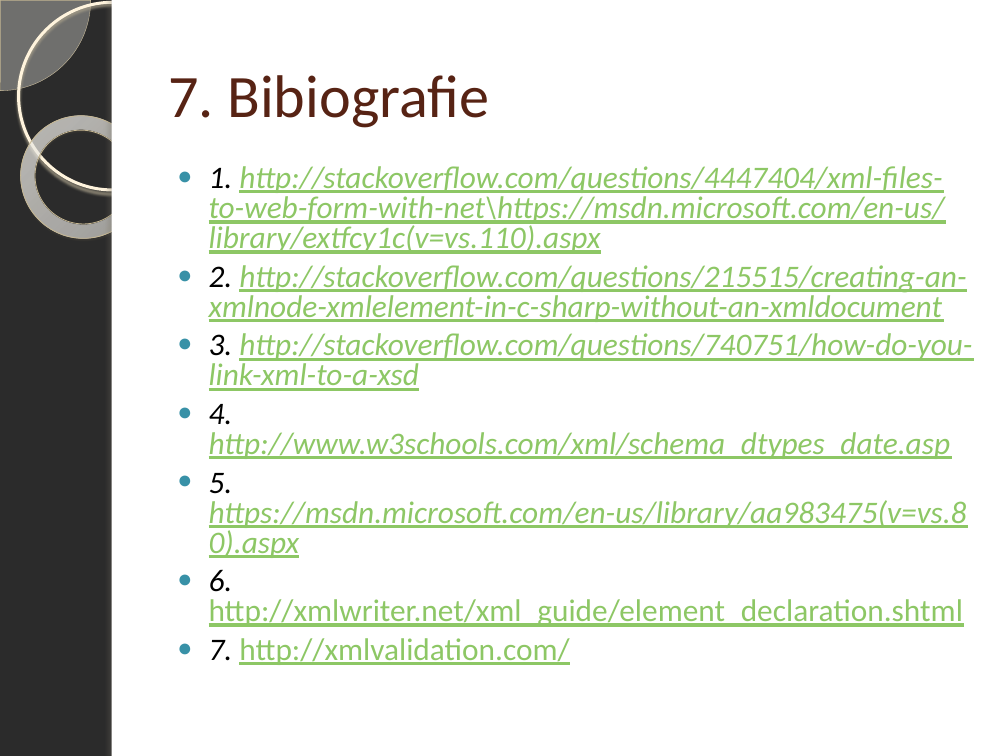
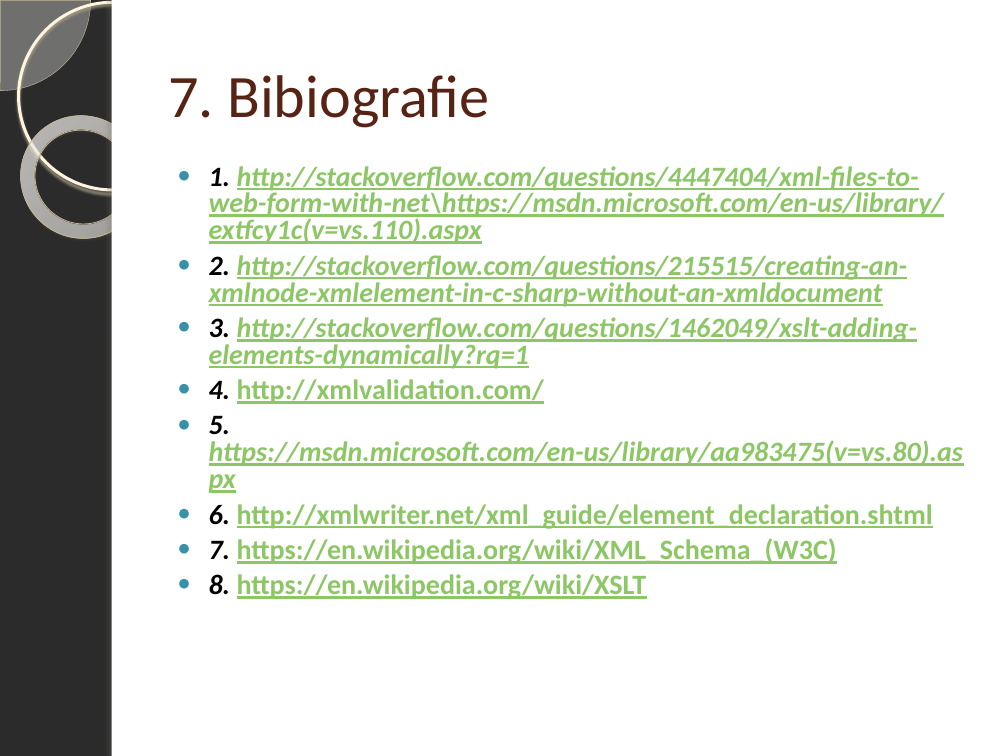
Before and after one commit to mariansurdu/xml, a slide deck: slide 12 of Prezentare.pptx (slide 11 before the commit). Drawn at 1008x756 pixels with LibreOffice and Linux fonts; fonts in the diff are those of the drawing; background and template pictures are left out; a plain dark background stands for a picture behind light text. Boxes give left, top, right and bottom in pixels: in the first picture for what was removed or moved away, otherwise in the second. Text is boxed around its words. In the diff, an @@ line names an element or a change of style, - is before the commit and + after.

Commit message:
All done without xml names

```diff
--- a/Prezentare.pptx
+++ b/Prezentare.pptx
@@ text at [209,166,963,529]: size 22.4 to 20 pt, bold on in "1. http://stackoverflow.com/questions/4447404/xml-files-to-w ...", "2. http://stackoverflow.com/questions/215515/creating-an-xml ...", "5. https://msdn.microsoft.com/en-us/library/aa983475(v=vs.80 ...", "6. http://xmlwriter.net/xml_guide/element_declaration.shtml" @@
@@ text at [209,317,917,404]: text changed; size 22.4 to 20 pt; bold on @@
-● 3. http://stackoverflow.com/questions/740751/how-do-you-link-xml-to-a-xsd
-● 4. http://www.w3schools.com/xml/schema_dtypes_date.asp
+● 3. http://stackoverflow.com/questions/1462049/xslt-adding-elements-dynamically?rq=1
+● 4. http://xmlvalidation.com/
@@ text at [209,538,837,599]: text changed; size 22.4 to 20 pt; bold on @@
-● 7. http://xmlvalidation.com/
+● 7. https://en.wikipedia.org/wiki/XML_Schema_(W3C)
+● 8. https://en.wikipedia.org/wiki/XSLT
```
Also in this commit, not shown: 10 other slides changed, 2 slides added, 2 other files.
